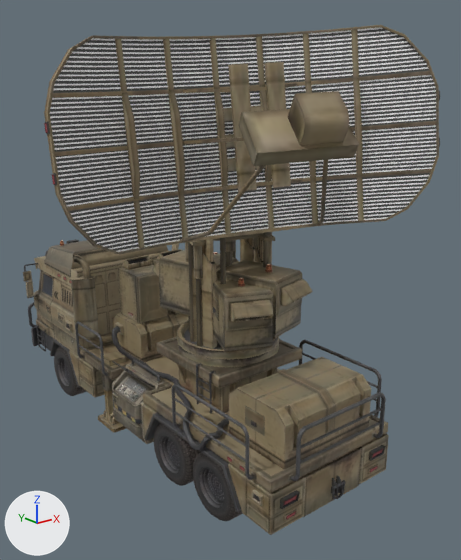
What one commit did to the glTF model fortuna-bot-web/games/airdef/models/ew_w.glb.
One viewpoint serves both versions: a 50 mm lens placed at (-6.53, -10.51, 7.45), pointed at (1.05, -1.03, 3.66). Lighting does not change. The marker at lower left points along +X, +Y and +Z. The first picture is the older version. Vertices at exactly the same position are counted once.

Objects in the first picture: 'body|003b23eb_dds', 'body|0d5d4022_dds', 'body|39fb2619_dds', 'body|43433fc7_dds', 'body|858ada53_dds', 'body|e4f450d1_dds' and 1 more.
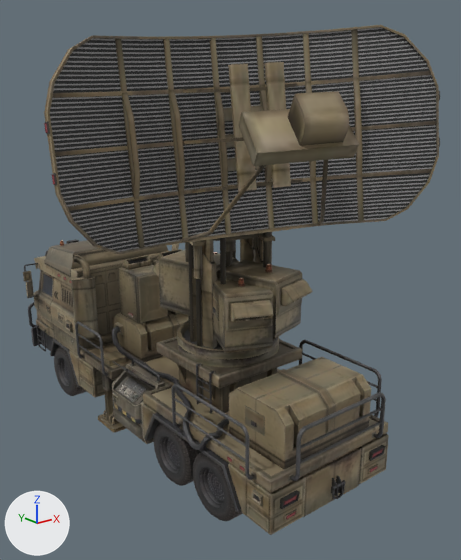
The change, as a diff of the scene's bpy script:
```diff
--- a/fortuna-bot-web/games/airdef/models/ew_w.glb.py
+++ b/fortuna-bot-web/games/airdef/models/ew_w.glb.py
@@ mat_0d5d4022_dds @@
 n1 = _N.new('ShaderNodeOutputMaterial'); n1.name = 'Material Output'
+n3 = _N.new('ShaderNodeMix'); n3.name = 'Mix'
+n3.data_type = 'RGBA'
+n3.blend_type = 'MULTIPLY'
+n3.inputs[0].default_value = 1.0  # 'Factor'
+n4 = _N.new('ShaderNodeVertexColor'); n4.name = 'Color Attribute'
 n2 = _N.new('ShaderNodeTexImage'); n2.name = 'Image Texture'
@@ mat_0d5d4022_dds @@
 n0 = _N.new('ShaderNodeBsdfPrincipled'); n0.name = 'Principled BSDF'
 _L.new(n0.outputs[0], n1.inputs[0])  # 'BSDF' to 'Surface'
-_L.new(n2.outputs[0], n0.inputs[0])  # 'Color' to 'Base Color'
+_L.new(n3.outputs[2], n0.inputs[0])  # 'Result' to 'Base Color'
+_L.new(n4.outputs[0], n3.inputs[7])  # 'Color' to 'B'
+_L.new(n2.outputs[0], n3.inputs[6])  # 'Color' to 'A'
@@ mat_43433fc7_dds @@
 n1 = _N.new('ShaderNodeOutputMaterial'); n1.name = 'Material Output'
+n3 = _N.new('ShaderNodeMix'); n3.name = 'Mix'
+n3.data_type = 'RGBA'
+n3.blend_type = 'MULTIPLY'
+n3.inputs[0].default_value = 1.0  # 'Factor'
+n4 = _N.new('ShaderNodeVertexColor'); n4.name = 'Color Attribute'
 n2 = _N.new('ShaderNodeTexImage'); n2.name = 'Image Texture'
@@ mat_43433fc7_dds @@
 n0 = _N.new('ShaderNodeBsdfPrincipled'); n0.name = 'Principled BSDF'
 _L.new(n0.outputs[0], n1.inputs[0])  # 'BSDF' to 'Surface'
-_L.new(n2.outputs[0], n0.inputs[0])  # 'Color' to 'Base Color'
+_L.new(n3.outputs[2], n0.inputs[0])  # 'Result' to 'Base Color'
+_L.new(n4.outputs[0], n3.inputs[7])  # 'Color' to 'B'
+_L.new(n2.outputs[0], n3.inputs[6])  # 'Color' to 'A'
@@ mat_e4f450d1_dds @@
 mat_e4f450d1_dds = bpy.data.materials.new('e4f450d1_dds')
-# nodes: BsdfPrincipled, Math x2, OutputMaterial, TexImage
+# nodes: BsdfPrincipled, Math x3, Mix, OutputMaterial, TexImage, VertexColor
 # uses the picture img_image_3
@@ mat_003b23eb_dds @@
 n1 = _N.new('ShaderNodeOutputMaterial'); n1.name = 'Material Output'
+n3 = _N.new('ShaderNodeMix'); n3.name = 'Mix'
+n3.data_type = 'RGBA'
+n3.blend_type = 'MULTIPLY'
+n3.inputs[0].default_value = 1.0  # 'Factor'
+n4 = _N.new('ShaderNodeVertexColor'); n4.name = 'Color Attribute'
 n2 = _N.new('ShaderNodeTexImage'); n2.name = 'Image Texture'
@@ mat_003b23eb_dds @@
 n0 = _N.new('ShaderNodeBsdfPrincipled'); n0.name = 'Principled BSDF'
 _L.new(n0.outputs[0], n1.inputs[0])  # 'BSDF' to 'Surface'
-_L.new(n2.outputs[0], n0.inputs[0])  # 'Color' to 'Base Color'
+_L.new(n3.outputs[2], n0.inputs[0])  # 'Result' to 'Base Color'
+_L.new(n4.outputs[0], n3.inputs[7])  # 'Color' to 'B'
+_L.new(n2.outputs[0], n3.inputs[6])  # 'Color' to 'A'
@@ mat_39fb2619_dds @@
 n1 = _N.new('ShaderNodeOutputMaterial'); n1.name = 'Material Output'
+n3 = _N.new('ShaderNodeMix'); n3.name = 'Mix'
+n3.data_type = 'RGBA'
+n3.blend_type = 'MULTIPLY'
+n3.inputs[0].default_value = 1.0  # 'Factor'
+n4 = _N.new('ShaderNodeVertexColor'); n4.name = 'Color Attribute'
 n2 = _N.new('ShaderNodeTexImage'); n2.name = 'Image Texture'
@@ mat_39fb2619_dds @@
 n0 = _N.new('ShaderNodeBsdfPrincipled'); n0.name = 'Principled BSDF'
 _L.new(n0.outputs[0], n1.inputs[0])  # 'BSDF' to 'Surface'
-_L.new(n2.outputs[0], n0.inputs[0])  # 'Color' to 'Base Color'
+_L.new(n3.outputs[2], n0.inputs[0])  # 'Result' to 'Base Color'
+_L.new(n4.outputs[0], n3.inputs[7])  # 'Color' to 'B'
+_L.new(n2.outputs[0], n3.inputs[6])  # 'Color' to 'A'
@@ mat_858ada53_dds @@
 n1 = _N.new('ShaderNodeOutputMaterial'); n1.name = 'Material Output'
+n3 = _N.new('ShaderNodeMix'); n3.name = 'Mix'
+n3.data_type = 'RGBA'
+n3.blend_type = 'MULTIPLY'
+n3.inputs[0].default_value = 1.0  # 'Factor'
+n4 = _N.new('ShaderNodeVertexColor'); n4.name = 'Color Attribute'
 n2 = _N.new('ShaderNodeTexImage'); n2.name = 'Image Texture'
@@ mat_858ada53_dds @@
 n0 = _N.new('ShaderNodeBsdfPrincipled'); n0.name = 'Principled BSDF'
 _L.new(n0.outputs[0], n1.inputs[0])  # 'BSDF' to 'Surface'
-_L.new(n2.outputs[0], n0.inputs[0])  # 'Color' to 'Base Color'
+_L.new(n3.outputs[2], n0.inputs[0])  # 'Result' to 'Base Color'
+_L.new(n4.outputs[0], n3.inputs[7])  # 'Color' to 'B'
+_L.new(n2.outputs[0], n3.inputs[6])  # 'Color' to 'A'
@@ me_body_43433fc7_dds @@
 me_body_43433fc7_dds.from_pydata(...)  # 3859 vertices, 6499 faces; spans x -1.13..2.41, y -4.49..5.01, z 0.19..3.72
+# me_body_43433fc7_dds part 1: vertex colours changed
 me_body_43433fc7_dds.materials.append(mat_43433fc7_dds)
@@ me_body_e4f450d1_dds @@
 me_body_e4f450d1_dds.from_pydata(...)  # 52 vertices, 48 faces; spans x -2.84..2.84, y -4.28..-1.68, z 4.92..8.27
+# me_body_e4f450d1_dds part 2: vertex colours changed
 me_body_e4f450d1_dds.materials.append(mat_e4f450d1_dds)
@@ me_body_39fb2619_dds @@
 me_body_39fb2619_dds.from_pydata(...)  # 5104 vertices, 8147 faces; spans x -2.89..2.89, y -5.01..3.9, z 0.04..8.29
+# me_body_39fb2619_dds part 3: vertex colours changed
 me_body_39fb2619_dds.materials.append(mat_39fb2619_dds)
```

What differs and where, as boxes [x1, y1, x2, y2] in the pictures (461 x 560 px):
'body|e4f450d1_dds', recoloured (darker)
    both: [50, 27, 436, 252]
'body|858ada53_dds', recoloured
    both: [117, 377, 147, 402]
